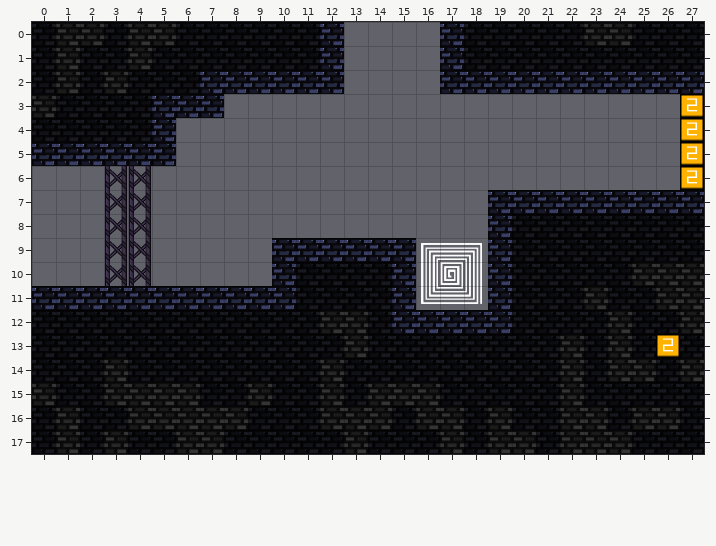
Tiled map, stored at assets/data/chapters/chapter1/ch1-map01.tmx. The first picture shows the starting point.
Cells are 50x50 px. Shown: x 0..27, y 0..17.
After the commit:
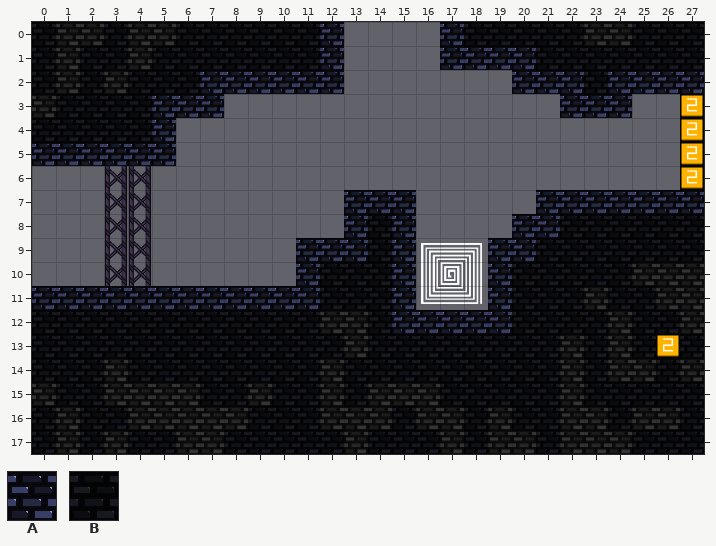
Key: from "chapter1tiles": A 1, B 9.
_ is an empty cell.
Change:
Layer "tiles-main":
y 1: x 18..20 ___ -> AAA
y 2: x 17..19 AAA -> ___; x 23 A -> _
y 3: x 22..24 ___ -> AAA
y 7: x 13..15 ___ -> AAA; x 19..20 AA -> __
y 8: x 13 _ -> A; x 15 _ -> A; x 19 A -> _
y 9: x 10 A -> _; x 14 A -> _
y 10: x 10..11 A_ -> _A
y 11: x 11 _ -> A
Layer "tiles-deco":
y 1: x 18..20 BBB -> ___
y 2: x 23 _ -> B
y 8: x 14 _ -> B; x 20..21 BB -> AA
y 9: x 14 _ -> B; x 20 B -> A
y 10..11: x 11 B -> _
Boxes around the changes in both pictures, in picture pixels (x1, y1, x2, y2):
changed: (440, 47, 536, 94)
changed: (560, 71, 632, 118)
changed: (344, 190, 416, 262)
changed: (488, 190, 560, 262)
changed: (272, 238, 320, 310)
